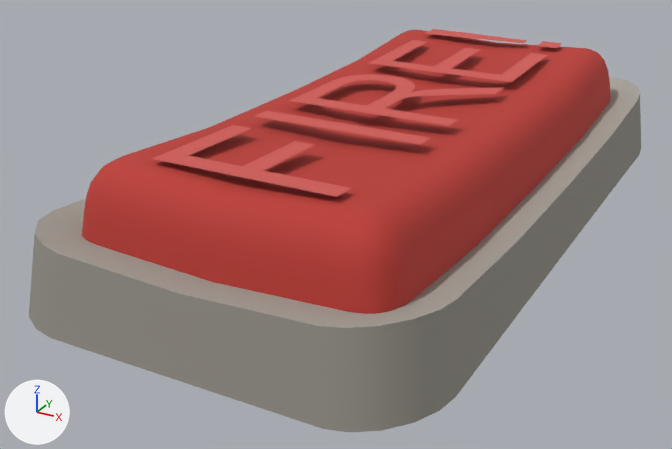
A saved change to the FBX model JustATest/Assets/Models/Button.FBX.
Camera for both pictures: a 50 mm camera at (1.44, -3.1, 1.36) aimed at (-0.16, -0.2, -0.09). Every picture has the same lights, and +X, +Y and +Z are marked at lower left. Where no turn or scale is listed for an object, it has been applied to the vertices.

In view in the first picture: 'Button', 'ButtonFrame', 'ButtonText'.
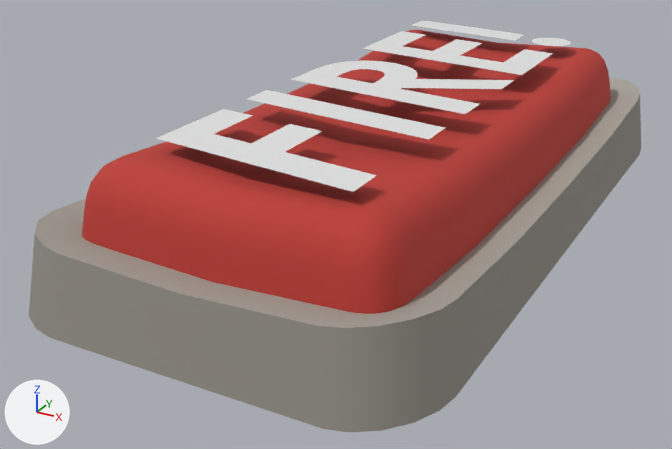
The newer file is also turned or shifted as a whole; pictures and numbers use the older file's frame.

Boxes (x1, y1, x2, y2) around the edits, measured in the pictures (672 x 449 px):
'Text002', added: after (156, 20, 571, 192)
'ButtonText', deleted (red): before (152, 29, 562, 197)

Edits to the bpy script that builds the scene:
```text
Add me_mesh_002_1:
    me_mesh_002_1.from_pydata(...)  # 165 vertices, 155 faces; spans x -0.76..0.01, y -1.08..1.08, z 0.0
Remove ob_buttontext:
    ob_buttontext = bpy.data.objects.new('ButtonText', me_mesh_002)
    ob_buttontext.location = (0.0, 0.0, 0.408)
Add ob_text002:
    ob_text002 = bpy.data.objects.new('Text002', me_mesh_002_1)
    ob_text002.location = (0.37, 0.015, 0.446)
```
